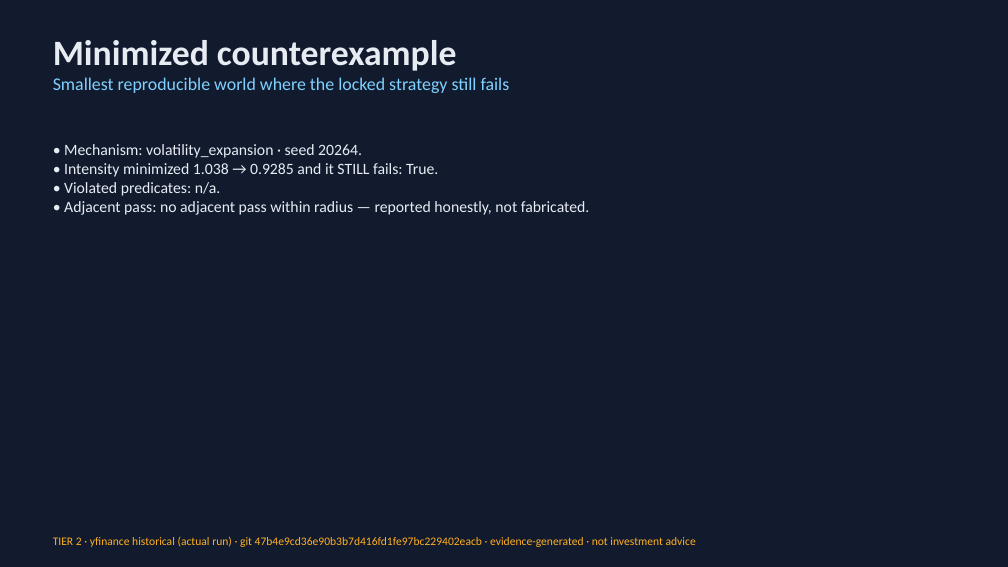
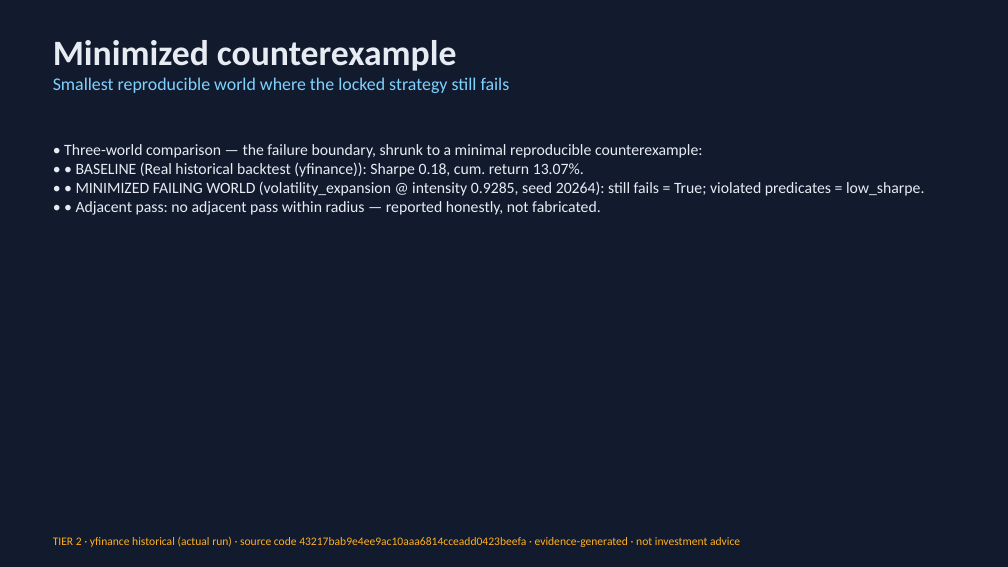
Before and after one commit to Scott-Switzer/market-fuzzer, a slide deck: slide 6 of app/static/pitch-deck/fenrix_deck.pptx. Drawn at 1008x567 pixels with LibreOffice and Linux fonts; fonts in the diff are those of the drawing. Boxes give left, top, right and bottom in pixels: in the first picture for what was removed or moved away, otherwise in the second. Text is boxed around its words. In the diff, an @@ line names an element or a change of style, - is before the commit and + after.

Commit message:
hardening: minimization hash, deck SHA/asset fix, SAA/TAA relabel, build-flags URL
Minimization & adjacent-pass (stress_search.py):
- Pass real strategy_hash through all _evaluate_world calls (minimize_failure,
  adjacent_pass, internal search) -- no more 'x' fallback.
- Fix delayed-rebalance minimization: re-run the backtest for EACH candidate
  delay (delay applied during world construction) instead of mutating a prior
  result post-hoc.
- minimize_failure now returns the violated predicates at minimized intensity
  (was empty -> 'violated predicates: n/a' on slide 6).

Deck (deck.py):
- Rename committed 'git SHA' to 'Source code SHA' (identifies the generating
  commit; a tracked file cannot contain its own commit SHA -- resolves the
  SHA-loop). Watermark updated to 'source code <sha>'.
- Copy equity chart + screenshots into app/static/pitch-deck/assets/ and
  reference /static/pitch-deck/assets/*.png (the old ../../../artifacts path
  404s because only /static is mounted -- would break on Render/public host).
- Slide 3: real interface screenshot. Slide 5: stress-mechanism result matrix.
  Slide 6: three-world comparison (baseline / minimized failing / adjacent pass)
  with actual violated predicates.

UI (submission.html/js):
- Relabel 'Strategy template' -> 'Example strategy goal -- not executed' with a
  disclaimer that only the flagship engine runs (SAA/TAA labels are goals, not
  allocators).
- Fix build-flags fetch URL: /api/build-flags (was BASE + '/build-flags' = bad
  route, so FENRIX_SHOW_PATH=1 never revealed the field).
- Stress stage subtitle discloses mechanism-level synthetic proxy stress (fixed
  synthetic universe, not the user's selected tickers).

```diff
--- a/app/static/pitch-deck/fenrix_deck.pptx
+++ b/app/static/pitch-deck/fenrix_deck.pptx
@@ text at box(64, 144, 924, 215): text changed @@
-• Mechanism: volatility_expansion · seed 20264.
-• Intensity minimized 1.038 → 0.9285 and it STILL fails: True.
-• Violated predicates: n/a.
-• Adjacent pass: no adjacent pass within radius — reported honestly, not fabricated.
+• Three-world comparison — the failure boundary, shrunk to a minimal reproducible counterexample:
+• • BASELINE (Real historical backtest (yfinance)): Sharpe 0.18, cum. return 13.07%.
+• • MINIMIZED FAILING WORLD (volatility_expansion @ intensity 0.9285, seed 20264): still fails = True; violated predicates = low_sharpe.
+• • Adjacent pass: no adjacent pass within radius — reported honestly, not fabricated.
@@ text at box(53, 536, 740, 547): text changed @@
-TIER 2 · yfinance historical (actual run) · git 47b4e9cd36e90b3b7d416fd1fe97bc229402eacb · evidence-generated · not investment advice
+TIER 2 · yfinance historical (actual run) · source code 43217bab9e4ee9ac10aaa6814cceadd0423beefa · evidence-generated · not investment advice
```
Also in this commit, not shown: 4 other slides changed, 9 other files.
